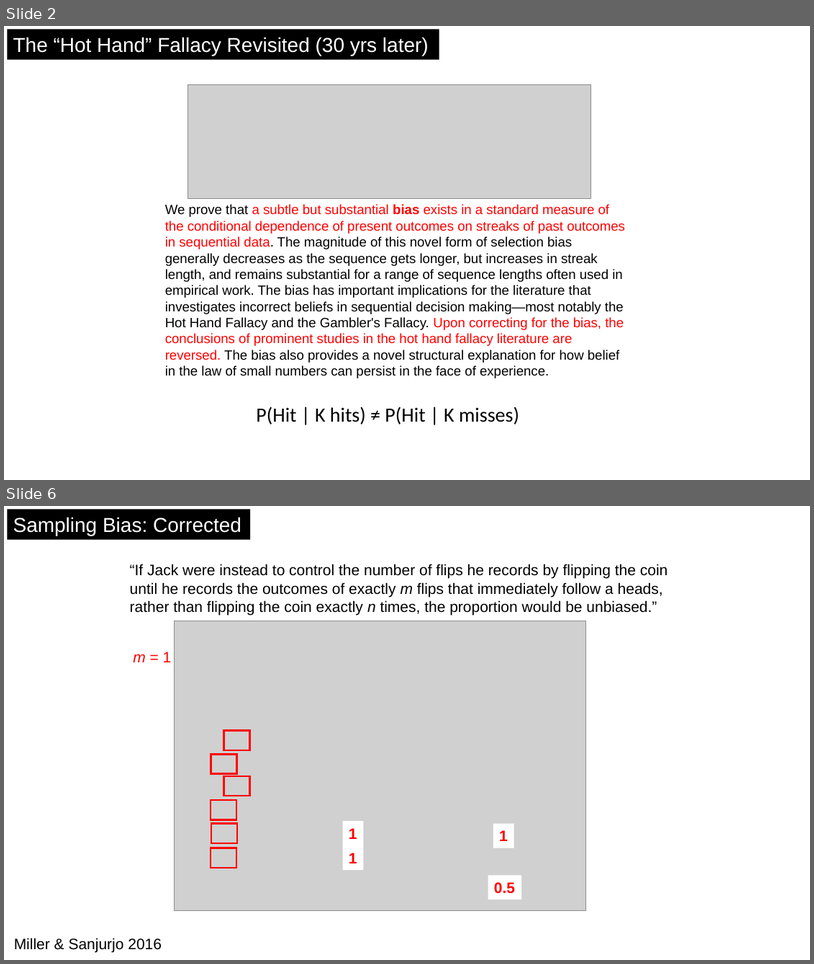
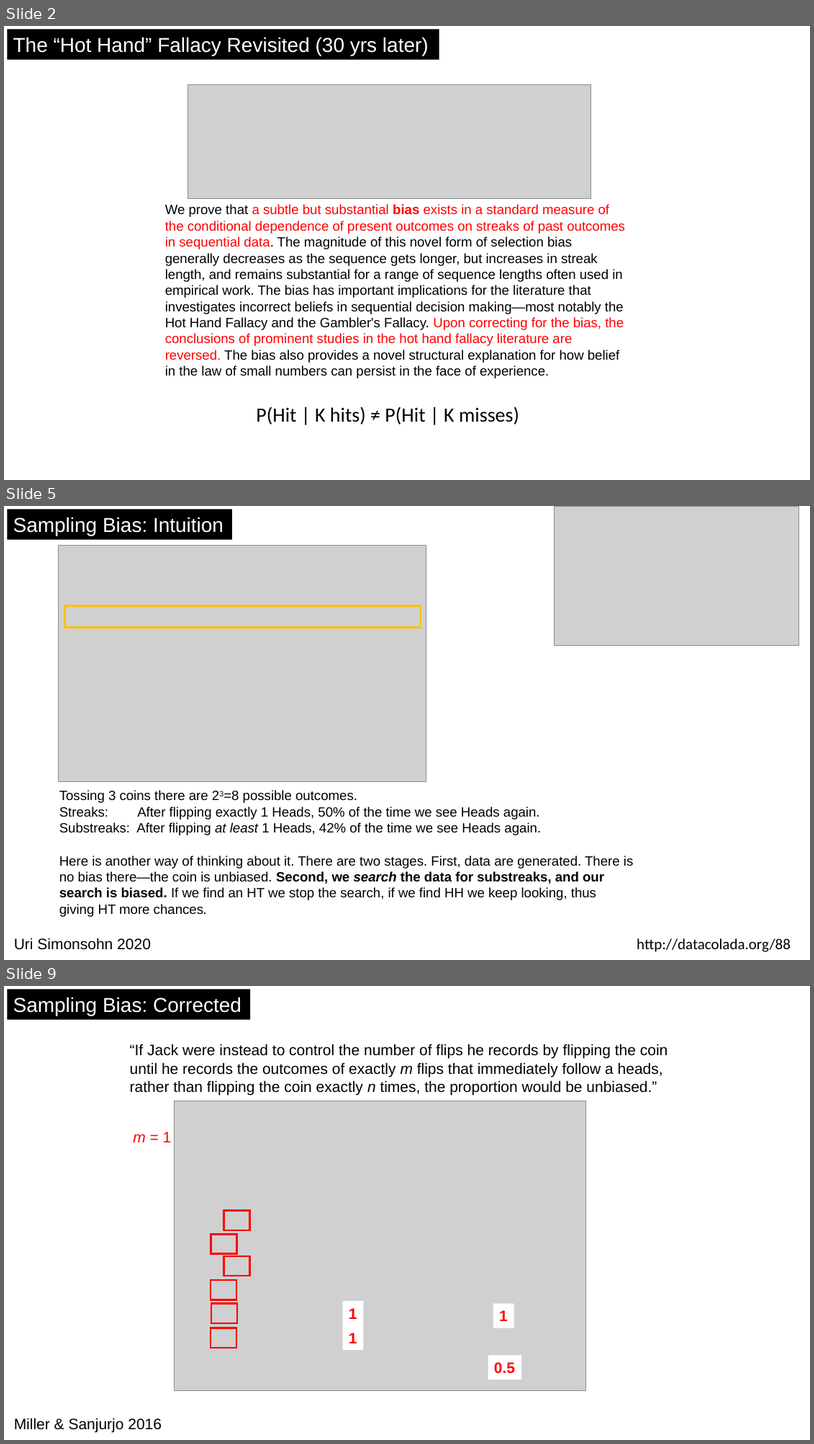
Before and after one commit to rickborn/TAD, a slide deck: Unit #1 Probability/Hot Hand Fallacy/HotHandFallacy.pptx. Shown one above the other, each under a label of ours: slides 2 and 6 before the commit, slides 2, 5 and 9 after it; the slides between them are not shown. The pictures are 814x964 and 814x1444 pixels, drawn with LibreOffice and Linux fonts; fonts in the diff are those of the drawing; grey boxes stand for pictures. Boxes give left, top, right and bottom in pixels: in the first picture for what was removed or moved away, otherwise in the second. Text is boxed around its words. In the diff, an @@ line names an element or a change of style, - is before the commit and + after.

```diff
--- a/Unit #1 Probability/Hot Hand Fallacy/HotHandFallacy.pptx
+++ b/Unit #1 Probability/Hot Hand Fallacy/HotHandFallacy.pptx
@@ slide 5 added at bbox=[4, 506, 810, 960], background #FFFFFF @@
@@ rectangle added at bbox=[7, 509, 232, 539], fill #000000, 24 pt, text #FFFFFF @@
+Sampling Bias: Intuition
@@ picture added at bbox=[555, 506, 800, 645] @@
@@ picture added at bbox=[59, 546, 426, 782] @@
@@ rectangle added at bbox=[65, 606, 422, 628], outline #FFC000 2.25 pt @@
@@ text added at bbox=[59, 790, 541, 835], 16 pt, text #000000 @@
+Tossing 3 coins there are 23=8 possible outcomes.
+Streaks: After flipping exactly 1 Heads, 50% of the time we see Heads again.
+Substreaks: After flipping at least 1 Heads, 42% of the time we see Heads again.
@@ text added at bbox=[59, 855, 633, 916], 16 pt, text #000000 @@
+Here is another way of thinking about it. There are two stages. First, data are generated. There is no bias there—the coin is unbiased. Second, we search the data for substreaks, and our search is biased. If we find an HT we stop the search, if we find HH we keep looking, thus giving HT more chances.
@@ text added at bbox=[14, 937, 151, 950], 18 pt, text #000000 @@
+Uri Simonsohn 2020
@@ text added at bbox=[637, 938, 791, 952], 18 pt, text #000000 @@
+http://datacolada.org/88
@@ what was slide 6 is now slide 9 @@
```
Also in this commit, not shown: 2 slides changed, 2 other slides added, 39 other files.
